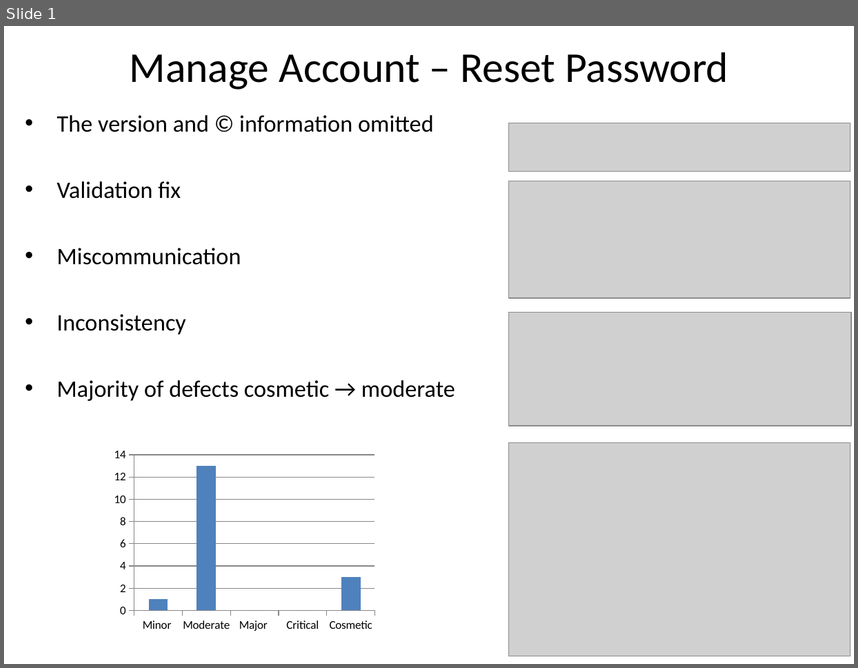
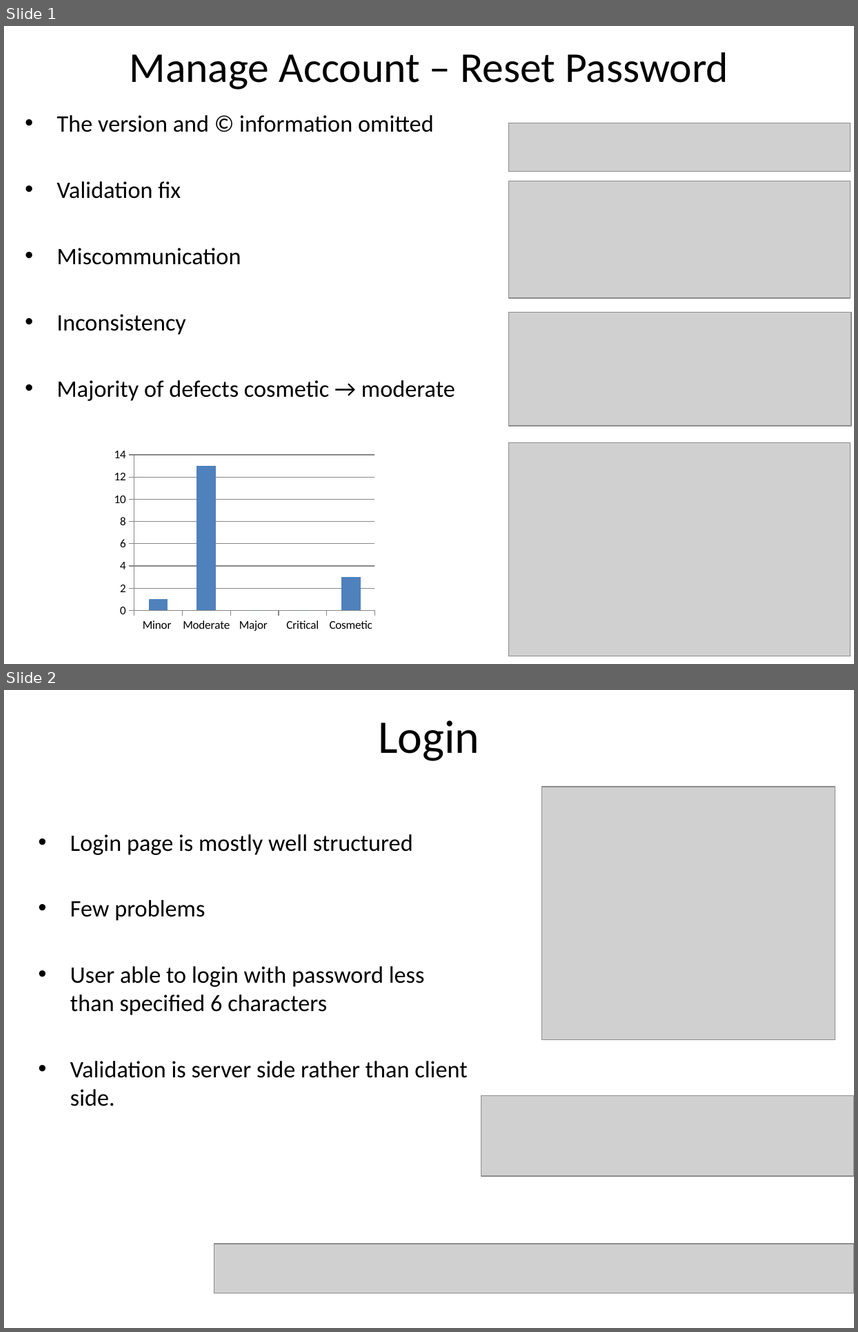
Before and after one commit to KevinOHare/Software-Testing-And-Verification, a slide deck: Presentation/Manage account - reset password.pptx. Shown one above the other, each under a label of ours: slide 1 before the commit, slides 1 and 2 after it. The pictures are 858x668 and 858x1332 pixels, drawn with LibreOffice and Linux fonts; fonts in the diff are those of the drawing; grey boxes stand for pictures. Boxes give left, top, right and bottom in pixels: in the first picture for what was removed or moved away, otherwise in the second. Text is boxed around its words. In the diff, an @@ line names an element or a change of style, - is before the commit and + after.

Commit message:
added login page

```diff
--- a/Presentation/Manage account - reset password.pptx
+++ b/Presentation/Manage account - reset password.pptx
@@ slide 2 added at (x1=4, y1=690, x2=854, y2=1328), background #FFFFFF @@
@@ title added at (x1=378, y1=720, x2=479, y2=761), 39.6 pt, text #000000 @@
+Login
@@ picture added at (x1=542, y1=787, x2=835, y2=1039) @@
@@ text added at (x1=70, y1=834, x2=467, y2=1106), 20 pt, text #000000 @@
+• Login page is mostly well structured
+• Few problems
+• User able to login with password less than specified 6 characters
+• Validation is server side rather than client side.
@@ picture added at (x1=481, y1=1096, x2=854, y2=1175) @@
@@ picture added at (x1=214, y1=1243, x2=854, y2=1292) @@
```
Also in this commit, not shown: 1 other file.
